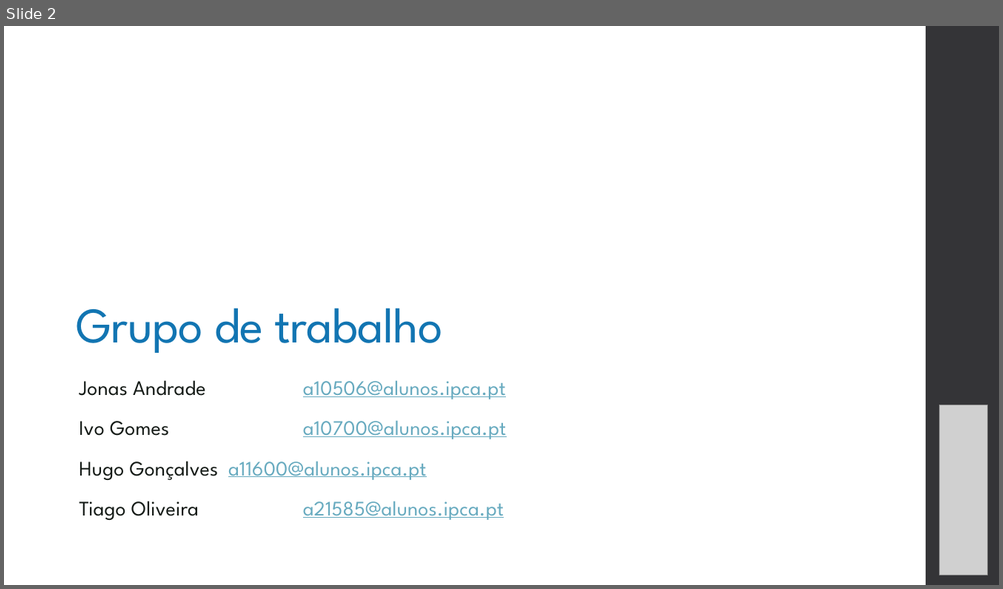
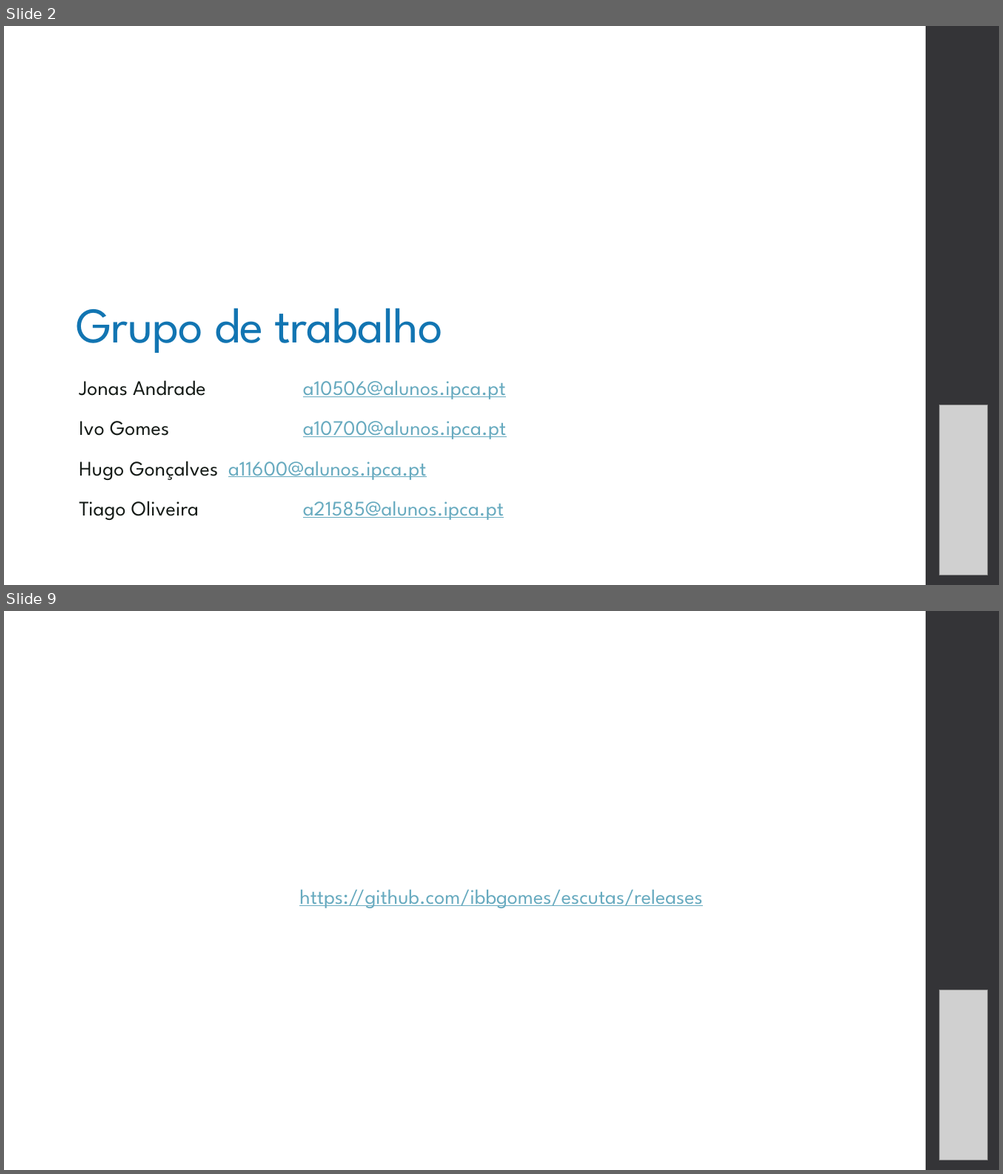
Before and after one commit to GitTiagoOliveira/escutas, a slide deck: docs/presentation.pptx. Shown one above the other, each under a label of ours: slide 2 before the commit, slides 2 and 9 after it; the slides between them are not shown. The pictures are 1003x589 and 1003x1174 pixels, drawn with LibreOffice and Linux fonts; fonts in the diff are those of the drawing; grey boxes stand for pictures. Boxes give left, top, right and bottom in pixels: in the first picture for what was removed or moved away, otherwise in the second. Text is boxed around its words. In the diff, an @@ line names an element or a change of style, - is before the commit and + after.

```diff
--- a/docs/presentation.pptx
+++ b/docs/presentation.pptx
@@ slide 9 added at bbox=[4, 611, 999, 1170], background #FFFFFF; not listed: 1 template element that a slide beside it also shows @@
@@ title added at bbox=[299, 889, 702, 908], 20 pt, text #67AABF, underline @@
+https://github.com/ibbgomes/escutas/releases
@@ picture added at bbox=[939, 991, 987, 1161] @@
```
Also in this commit, not shown: 1 other slide changed, 6 other slides added, 2 slides removed, 7 other files.
